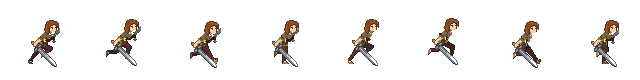
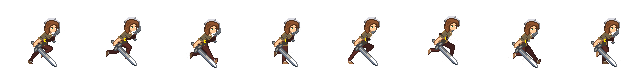
Layered file, before and after one edit (640x80). Changes by layer:
painted on "Layer" over [372, 30, 538, 39]
showed "Run-Sheet.png" over [44, 16, 620, 64]
